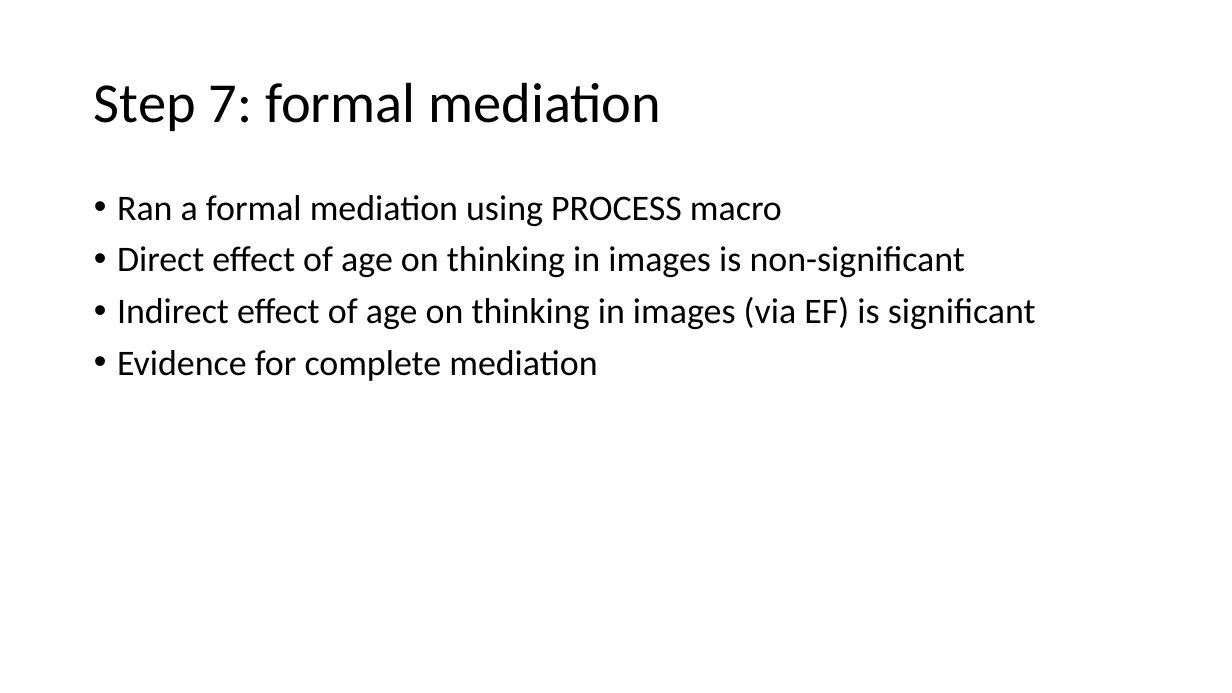
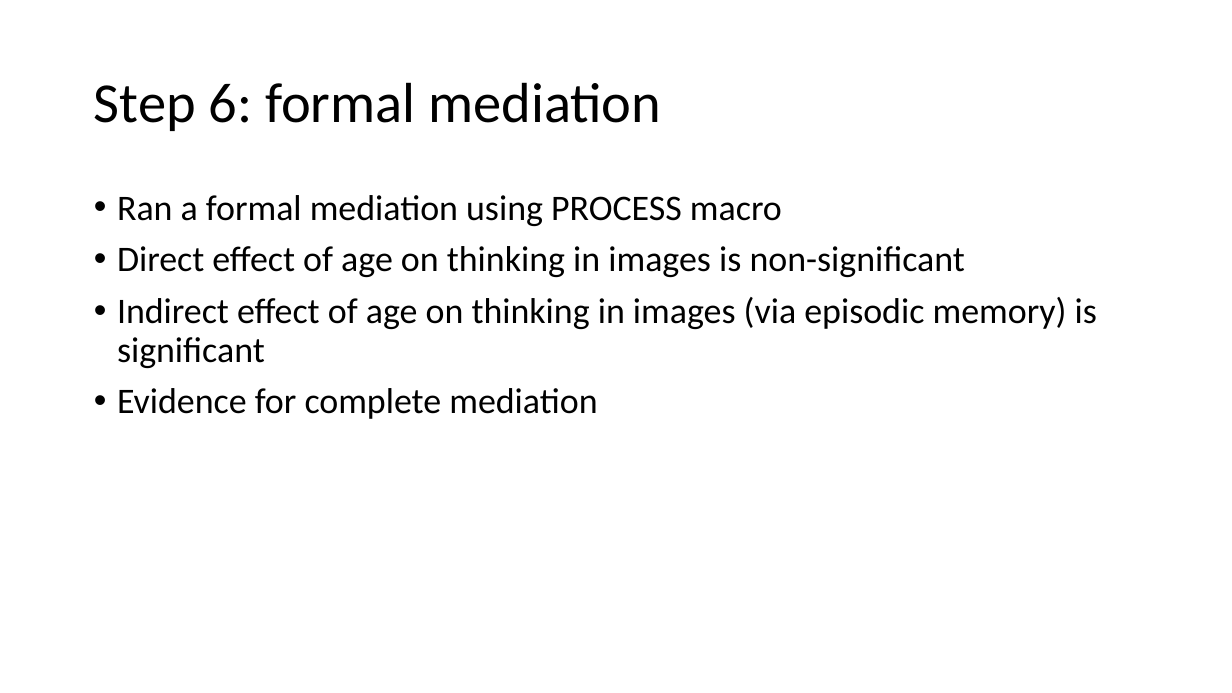
Before and after one commit to adamgeorgeturnbull/NKIRockland, a slide deck: slide 10 of nkiRockland/phenotypic/NKI_ongoing_thought/results/results_so_far.pptx (slide 15 before the commit). Drawn at 1232x693 pixels with LibreOffice and Linux fonts; fonts in the diff are those of the drawing. Boxes give left, top, right and bottom in pixels: in the first picture for what was removed or moved away, otherwise in the second. Text is boxed around its words. In the diff, an @@ line names an element or a change of style, - is before the commit and + after.

Commit message:
finished outlier replacement script, ran outlier replacement, created composite scores, ran MV analysis and mediation

```diff
--- a/nkiRockland/phenotypic/NKI_ongoing_thought/results/results_so_far.pptx
+++ b/nkiRockland/phenotypic/NKI_ongoing_thought/results/results_so_far.pptx
@@ title at bbox=[94, 82, 661, 131]: text changed @@
-Step 7: formal mediation
+Step 6: formal mediation
@@ text at bbox=[117, 297, 1097, 368]: text changed @@
-• Indirect effect of age on thinking in images (via EF) is significant
+• Indirect effect of age on thinking in images (via episodic memory) is significant
```
Also in this commit, not shown: 5 other slides changed, 1 slide added, 6 slides removed, 31 other files.
